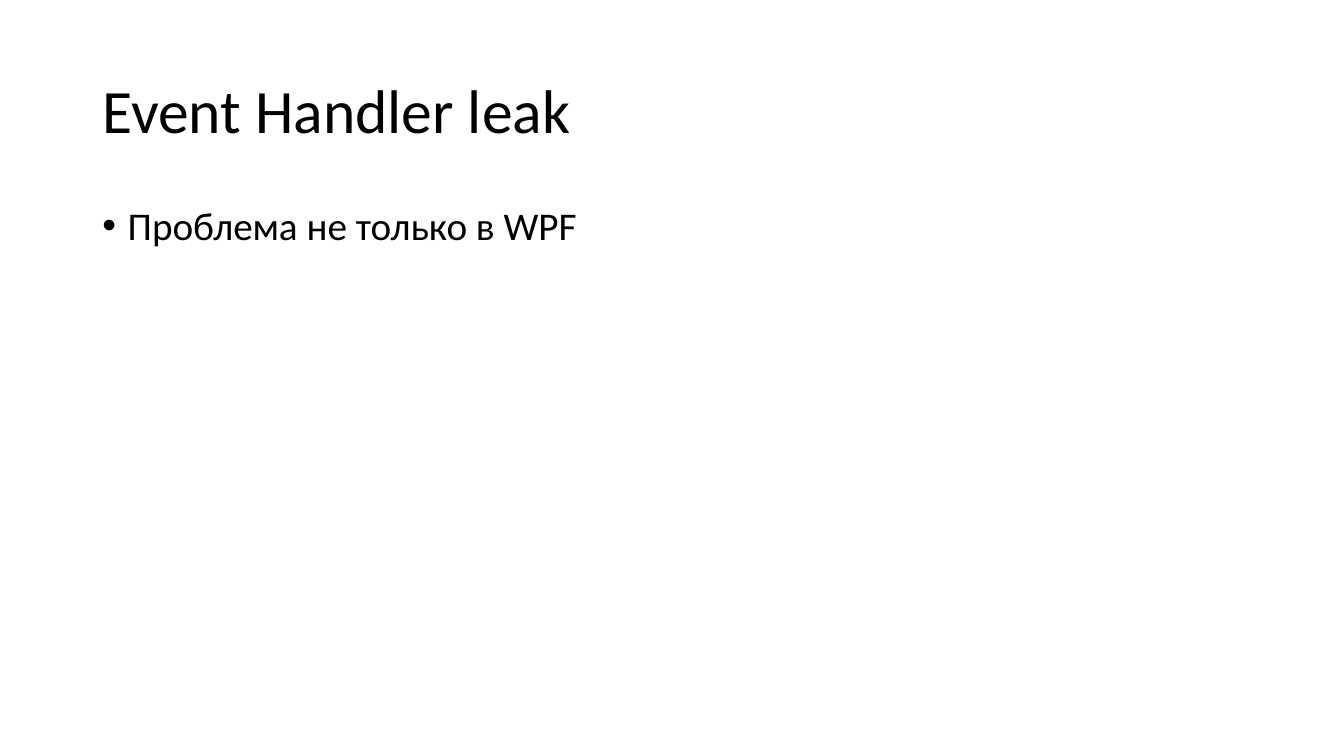
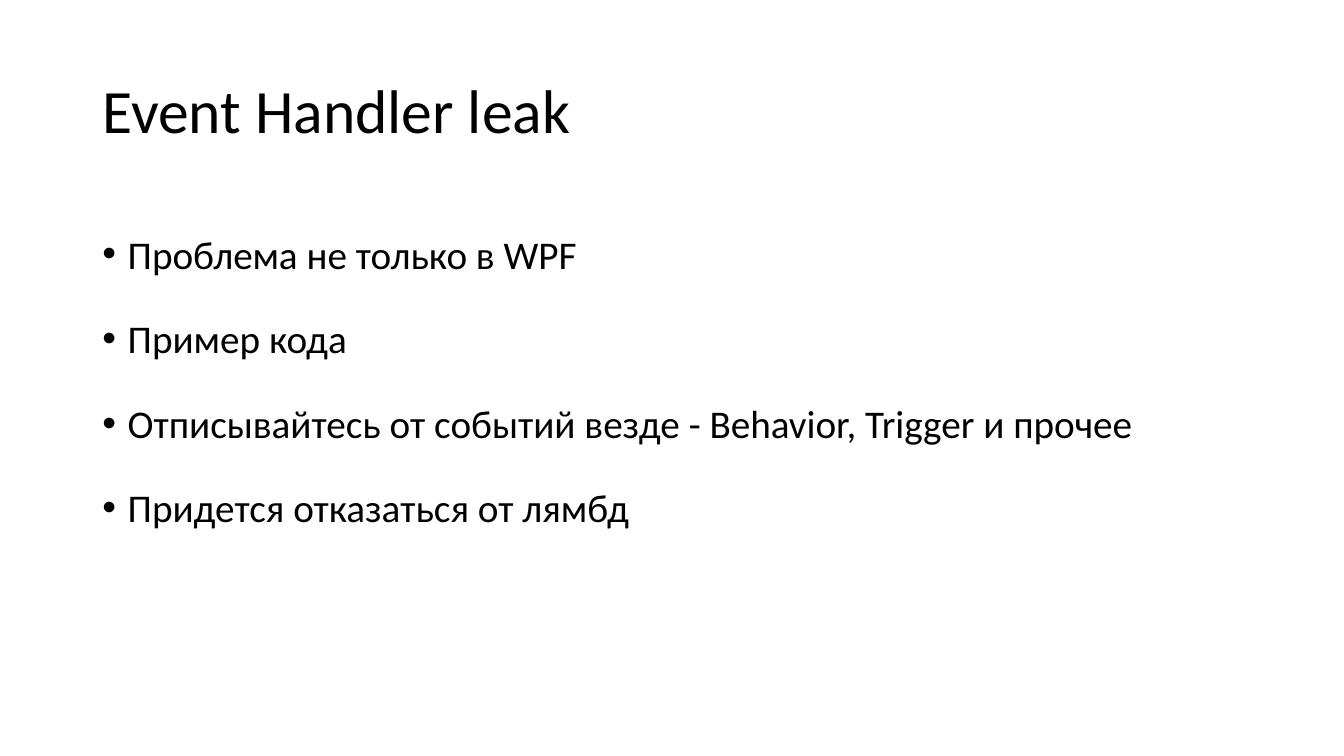
Before and after one commit to Talrandel/MemoryLeak, a slide deck: slide 8 of Утечки памяти.pptx. Drawn at 1344x756 pixels with LibreOffice and Linux fonts; fonts in the diff are those of the drawing. Boxes give left, top, right and bottom in pixels: in the first picture for what was removed or moved away, otherwise in the second. Text is boxed around its words. In the diff, an @@ line names an element or a change of style, - is before the commit and + after.

```diff
--- a/Утечки памяти.pptx
+++ b/Утечки памяти.pptx
@@ text at [128,242,577,276]: line spacing 0.9 to 1.5 @@
@@ text at [128,328,1132,529]: paragraphs added @@
+• Пример кода
+• Отписывайтесь от событий везде - Behavior, Trigger и прочее
+• Придется отказаться от лямбд
```
Also in this commit, not shown: 6 other slides changed, 10 slides added, 1 slide removed, 30 other files.
